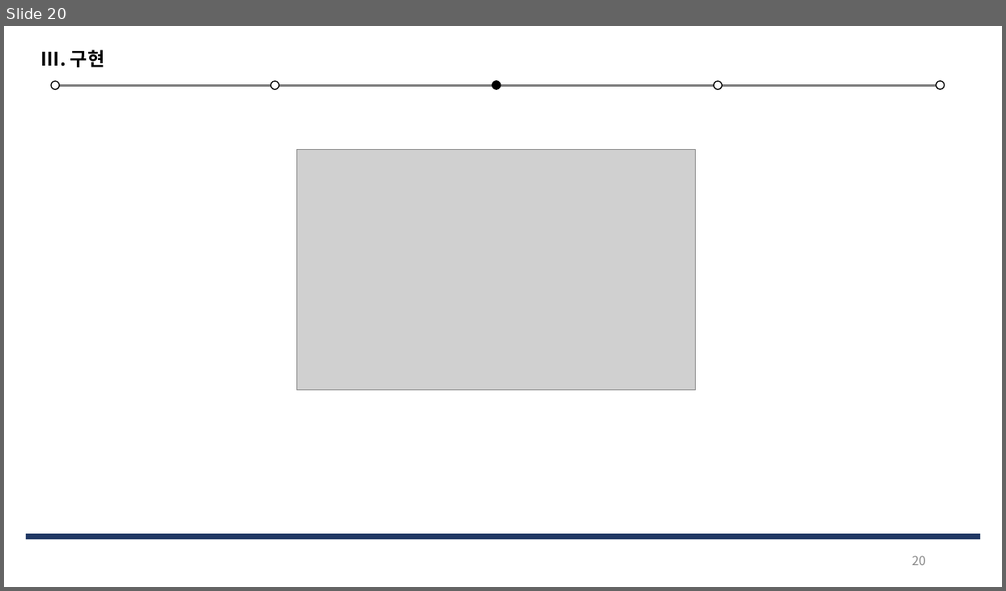
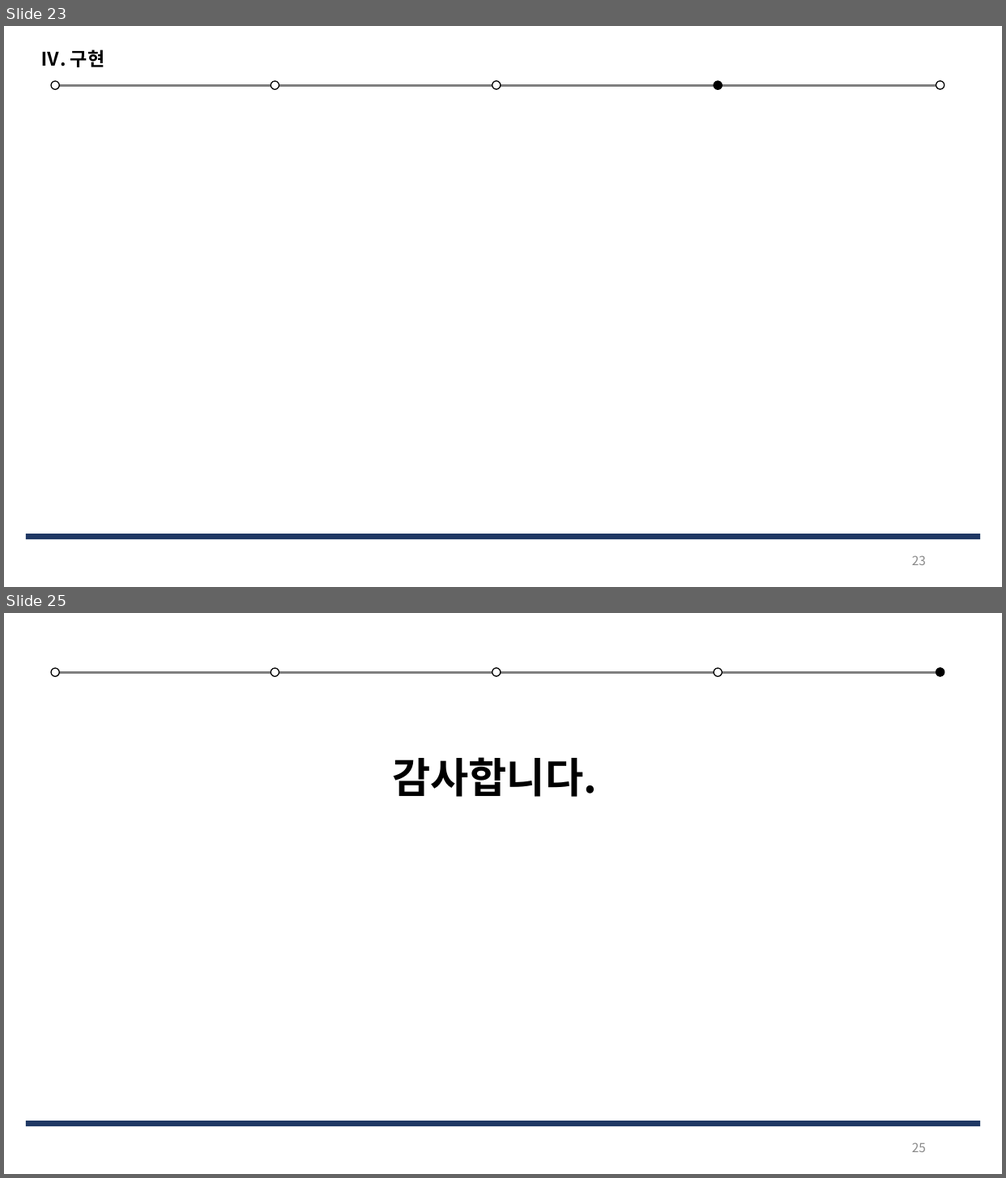
Before and after one commit to Jeeseob/SoftwareEngineering, a slide deck: 소공_기말발표.pptx. Shown one above the other, each under a label of ours: slide 20 before the commit, slides 23 and 25 after it; the slides between them are not shown. The pictures are 1006x591 and 1006x1178 pixels, drawn with LibreOffice and Linux fonts; fonts in the diff are those of the drawing; grey boxes stand for pictures. Boxes give left, top, right and bottom in pixels: in the first picture for what was removed or moved away, otherwise in the second. Text is boxed around its words. In the diff, an @@ line names an element or a change of style, - is before the commit and + after.

```diff
--- a/소공_기말발표.pptx
+++ b/소공_기말발표.pptx
@@ slide 25 added at [4, 613, 1002, 1174], background #FFFFFF @@
@@ ellipse added at [51, 668, 59, 677], fill #FFFFFF, outline #000000 1 pt @@
@@ line added from (55, 672) to (941, 672), #7F7F7F 2.75 pt @@
@@ ellipse added at [270, 668, 279, 677], fill #FFFFFF, outline #000000 1 pt @@
@@ ellipse added at [492, 667, 501, 676], fill #FFFFFF, outline #000000 1 pt @@
@@ ellipse added at [714, 668, 722, 677], fill #FFFFFF, outline #000000 1 pt @@
@@ ellipse added at [936, 667, 944, 676], fill #000000, outline #000000 1 pt @@
@@ text added at [392, 757, 597, 797], 40 pt, text #000000, bold @@
+감사합니다.
@@ rectangle added at [26, 1122, 980, 1127], fill #1F3864 @@
@@ page number added at [912, 1143, 926, 1152], 12 pt, text #888888 @@
+25
@@ what was slide 20 is now slide 23 @@
@@ slide 23 changed as well @@
@@ text at [41, 49, 105, 67]: text changed @@
-Ⅲ. 구현
+Ⅳ. 구현
@@ ellipse at [492, 80, 501, 89]: fill #000000 to #FFFFFF @@
@@ ellipse at [714, 81, 722, 90]: fill #FFFFFF to #000000 @@
@@ picture removed at [297, 149, 696, 390] @@
@@ page number at [912, 556, 926, 565]: text changed @@
-20
+23
```
Also in this commit, not shown: 21 other slides changed, 2 other slides added.
